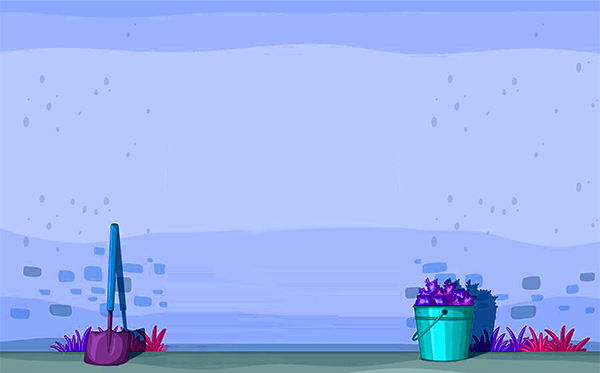
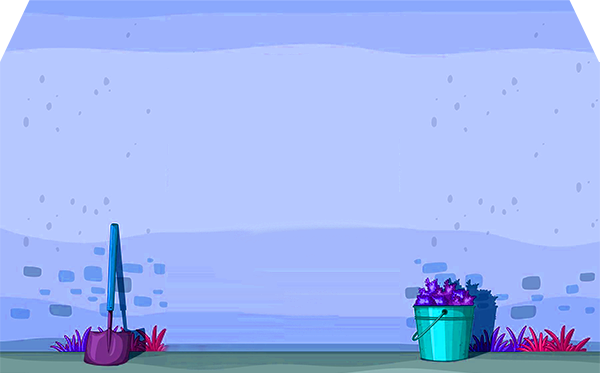
Layered file, before and after one edit (600 × 373). Changes by layer:
added group "mask" with 5 layers above "Rechteck 1 Kopie" over 0, 0, 600, 62
renamed "Ebene 0 Kopie 4" to "5", moved it into group "mask" over 0, 0, 600, 62
